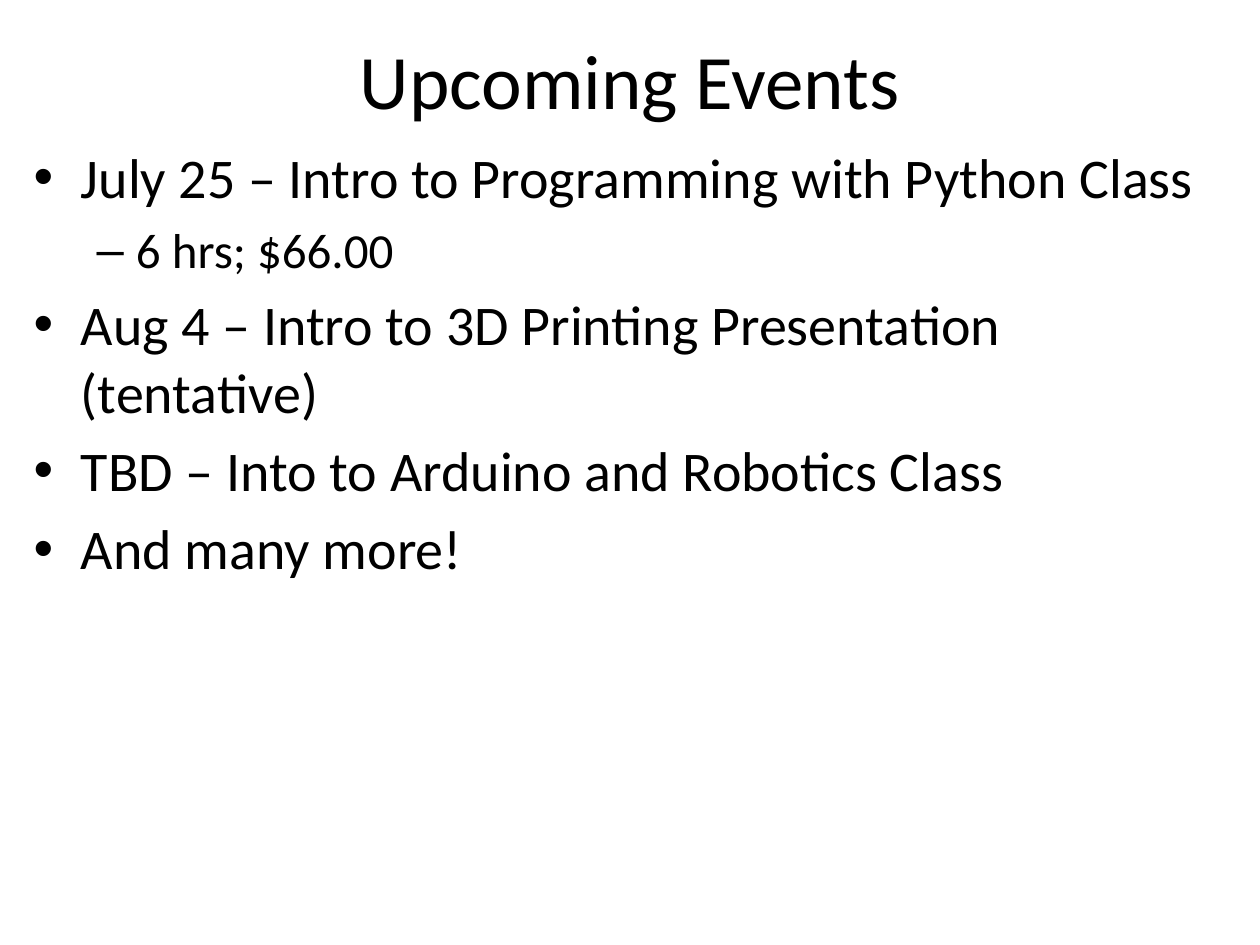
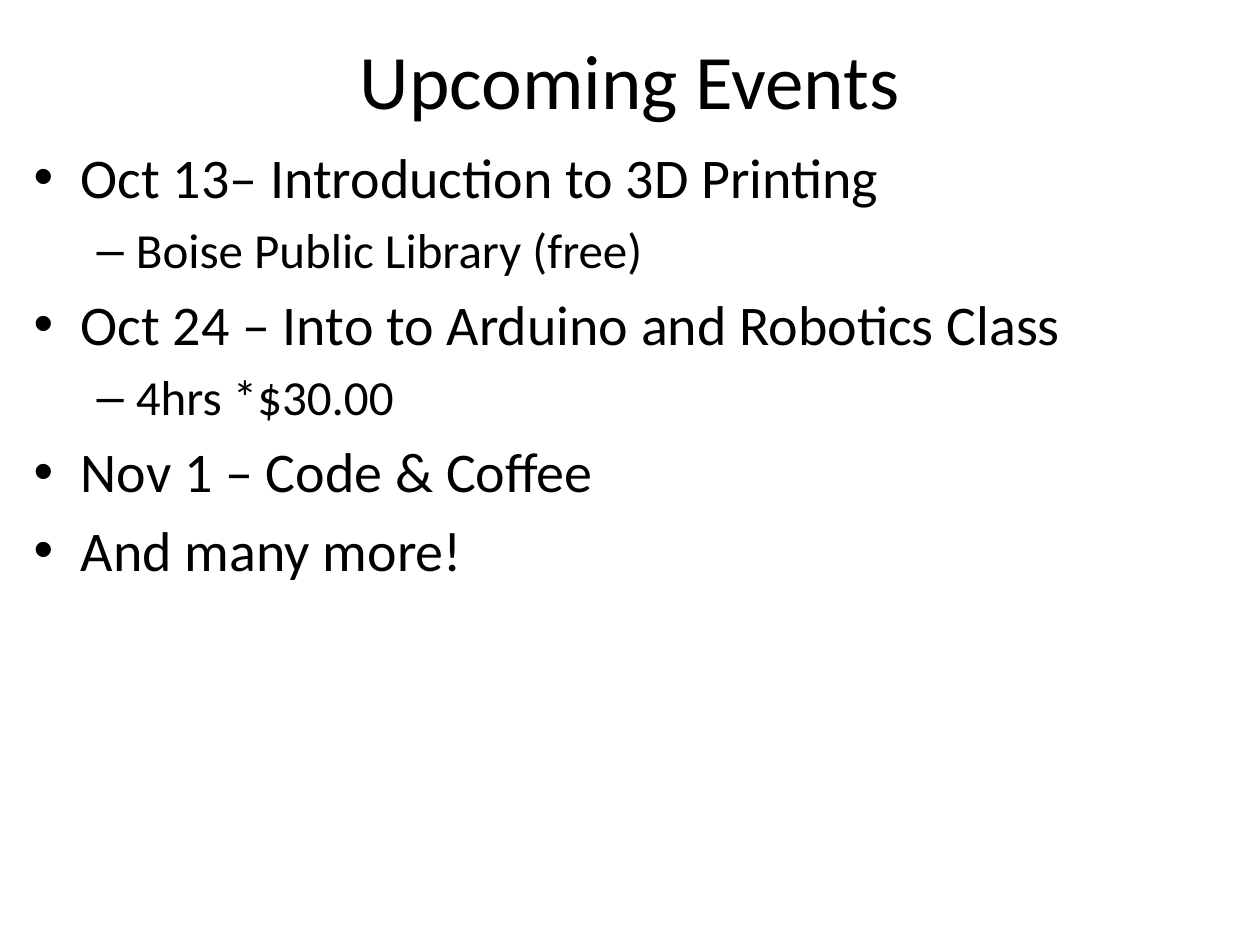
Before and after one commit to dykebert/GDI_Database_Training, a slide deck: slide 2 of Introduction to Databases and SQL.pptx. Drawn at 1260x945 pixels with LibreOffice and Linux fonts; fonts in the diff are those of the drawing. Boxes give left, top, right and bottom in pixels: in the first picture for what was removed or moved away, otherwise in the second. Text is boxed around its words. In the diff, an @@ line names an element or a change of style, - is before the commit and + after.

Commit message:
Updates for Oct class

```diff
--- a/Introduction to Databases and SQL.pptx
+++ b/Introduction to Databases and SQL.pptx
@@ text at (81, 159, 1060, 493): text changed @@
-• July 25 – Intro to Programming with Python Class
-  – 6 hrs; $66.00
-• Aug 4 – Intro to 3D Printing Presentation (tentative)
-• TBD – Into to Arduino and Robotics Class
+• Oct 13– Introduction to 3D Printing
+  – Boise Public Library (free)
+• Oct 24 – Into to Arduino and Robotics Class
+  – 4hrs *$30.00
+• Nov 1 – Code & Coffee
```
Also in this commit, not shown: 4 other slides changed.
